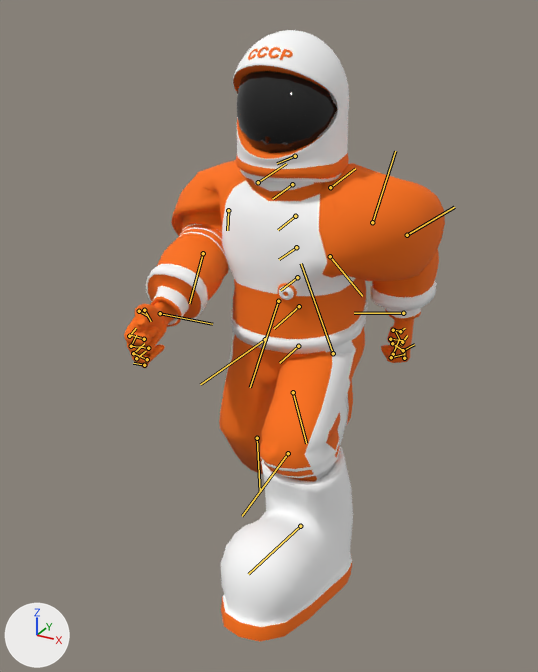
One commit to the FBX model Assets/Character/CosmoNaut.FBX: the scene before it, then after it.
Both versions are drawn from a 50 mm lens placed at (4.26, -8.38, 7.95), pointed at (-0.24, -0.21, 3.86). The lights are fixed; the arrows at lower left show +X, +Y and +Z. Both versions are drawn at frame 15 of the action 'RotationGameMax'; the numbers are the values there. The bones that bend it are drawn over the model as lines.

Objects in the first picture: 'CosmoNaut'.
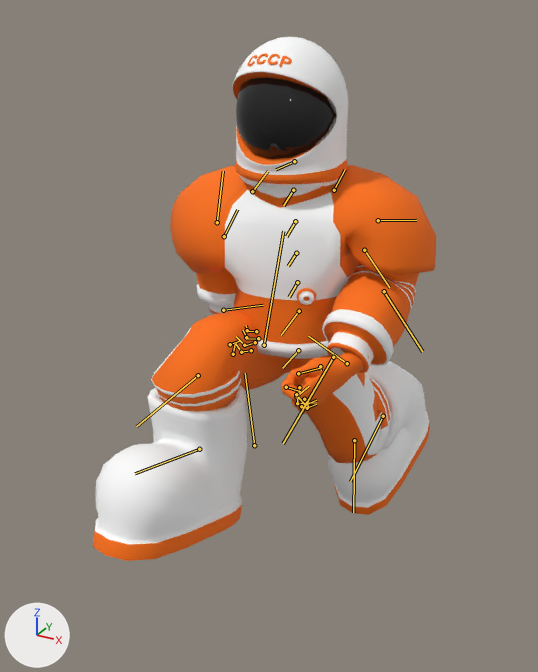
What differs and where, as boxes (x1, y1, x2, y2) in the pictures (538 x 672 px):
```json
{"object": "CosmoNaut", "change": "posed", "before": [124, 30, 445, 642], "after": [93, 37, 436, 561], "on screen": "7% wider, 14% shorter"}
{"bone": "Bip001 Pelvis", "before": "(298, 346) to (279, 363)", "after": "(298, 350) to (282, 368)"}
{"bone": "Bip001 Spine", "before": "(299, 306) to (274, 328)", "after": "(299, 311) to (281, 335)"}
{"bone": "Bip001 Spine1", "before": "(297, 277) to (280, 290)", "after": "(297, 282) to (289, 297)"}
{"bone": "Bip001 Head", "before": "(295, 156) to (277, 163)", "after": "(294, 161) to (276, 169)"}
{"bone": "Bip001 L UpperArm", "before": "(372, 222) to (395, 151)", "after": "(378, 220) to (416, 220)"}
{"bone": "Bip001 L Forearm", "before": "(407, 235) to (454, 207)", "after": "(384, 291) to (422, 351)"}
{"bone": "Bip001 L Hand", "before": "(403, 313) to (354, 313)", "after": "(347, 363) to (308, 336)"}
{"bone": "Bip001 R UpperArm", "before": "(228, 210) to (227, 230)", "after": "(217, 222) to (223, 171)"}
{"bone": "Bip001 R Forearm", "before": "(203, 253) to (189, 303)", "after": "(224, 236) to (237, 209)"}
{"bone": "Bip001 R Hand", "before": "(160, 313) to (212, 324)", "after": "(223, 310) to (263, 305)"}
{"bone": "Bip001 L Thigh", "before": "(333, 353) to (301, 263)", "after": "(333, 357) to (283, 443)"}
{"bone": "Bip001 L Calf", "before": "(288, 453) to (242, 516)", "after": "(354, 440) to (353, 512)"}
{"bone": "Bip001 L Foot", "before": "(300, 526) to (248, 574)", "after": "(383, 416) to (350, 481)"}
{"bone": "Bip001 R Thigh", "before": "(265, 339) to (200, 384)", "after": "(264, 345) to (283, 231)"}
{"bone": "Bip001 R Calf", "before": "(257, 438) to (260, 492)", "after": "(198, 375) to (136, 426)"}
{"bone": "Bip001 R Foot", "before": "(293, 392) to (306, 443)", "after": "(199, 449) to (135, 473)"}
```

The change, as JSON lines over the scene's bpy script:
```json
{"block": "bone_rig_object", "where": "bone_rig_object = bpy.data.objects['Bip001']  # the whole rig 'Bip001'"}
{"op": "set", "path": "bone_rig_object.location", "old": "(0.0, 0.24, 2.94)", "new": "(0.0, 0.24, 2.87)"}
{"block": "bone_bip001_pelvis", "where": "bone_bip001_pelvis = bpy.data.objects['Bip001'].pose.bones['Bip001 Pelvis']"}
{"op": "set", "path": "bone_bip001_pelvis.rotation_quaternion", "old": "(1.0, 0.018, 0.0, 0.0)", "new": "(0.998, 0.056, 0.0, 0.0)", "note": "degrees (2, 0, 0) -> degrees (6, 0, 0)"}
{"block": "bone_bip001_spine", "where": "bone_bip001_spine = bpy.data.objects['Bip001'].pose.bones['Bip001 Spine']  # child of 'Bip001 Pelvis'"}
{"op": "set", "path": "bone_bip001_spine.rotation_quaternion", "old": "(0.997, -0.038, 0.001, 0.063)", "new": "(0.998, 0.0, 0.006, 0.063)", "note": "degrees (-4, 0, 7) -> degrees (0, 1, 7)"}
{"block": "bone_bip001_spine1", "where": "bone_bip001_spine1 = bpy.data.objects['Bip001'].pose.bones['Bip001 Spine1']  # child of 'Bip001 Spine'"}
{"op": "set", "path": "bone_bip001_spine1.rotation_quaternion", "old": "(1.0, -0.013, 0.0, -0.008)", "new": "(0.999, 0.047, 0.0, -0.008)", "note": "degrees (-2, 0, -1) -> degrees (5, 0, -1)"}
{"block": "bone_bip001_head", "where": "bone_bip001_head = bpy.data.objects['Bip001'].pose.bones['Bip001 Head']  # child of 'Bip001 Neck'"}
{"op": "set", "path": "bone_bip001_head.rotation_quaternion", "old": "(0.996, 0.033, 0.0, -0.08)", "new": "(0.992, -0.102, 0.0, -0.079)", "note": "degrees (4, 0, -9) -> degrees (-12, -1, -9)"}
{"block": "bone_bip001_l_upperarm", "where": "bone_bip001_l_upperarm = bpy.data.objects['Bip001'].pose.bones['Bip001 L UpperArm']  # child of 'Bip001 L Clavicle'"}
{"op": "set", "path": "bone_bip001_l_upperarm.rotation_quaternion", "old": "(0.582, 0.398, 0.682, 0.196)", "new": "(0.681, -0.083, 0.655, -0.318)", "note": "degrees (109, 40, 90) -> degrees (-76, 57, -96)"}
{"block": "bone_bip001_l_forearm", "where": "bone_bip001_l_forearm = bpy.data.objects['Bip001'].pose.bones['Bip001 L Forearm']  # child of 'Bip001 L UpperArm'"}
{"op": "set", "path": "bone_bip001_l_forearm.rotation_quaternion", "old": "(0.87, 0.0, 0.0, -0.493)", "new": "(0.917, 0.0, 0.0, -0.398)", "note": "degrees (0, 0, -59) -> degrees (0, 0, -47)"}
{"block": "bone_bip001_l_hand", "where": "bone_bip001_l_hand = bpy.data.objects['Bip001'].pose.bones['Bip001 L Hand']  # child of 'Bip001 L Forearm'"}
{"op": "set", "path": "bone_bip001_l_hand.rotation_quaternion", "old": "(0.869, 0.481, -0.095, -0.064)", "new": "(0.795, 0.57, -0.079, 0.192)", "note": "degrees (59, -6, -12) -> degrees (69, -20, 13)"}
{"block": "bone_bip001_r_upperarm", "where": "bone_bip001_r_upperarm = bpy.data.objects['Bip001'].pose.bones['Bip001 R UpperArm']  # child of 'Bip001 R Clavicle'"}
{"op": "set", "path": "bone_bip001_r_upperarm.rotation_quaternion", "old": "(0.703, 0.215, -0.465, -0.493)", "new": "(0.717, -0.287, -0.596, 0.218)", "note": "degrees (58, -26, -85) -> degrees (-80, -47, 73)"}
{"block": "bone_bip001_r_forearm", "where": "bone_bip001_r_forearm = bpy.data.objects['Bip001'].pose.bones['Bip001 R Forearm']  # child of 'Bip001 R UpperArm'"}
{"op": "set", "path": "bone_bip001_r_forearm.rotation_quaternion", "old": "(0.986, 0.0, 0.0, -0.167)", "new": "(0.9, 0.0, 0.0, -0.436)", "note": "degrees (0, 0, -19) -> degrees (0, 0, -52)"}
{"block": "bone_bip001_r_hand", "where": "bone_bip001_r_hand = bpy.data.objects['Bip001'].pose.bones['Bip001 R Hand']  # child of 'Bip001 R Forearm'"}
{"op": "set", "path": "bone_bip001_r_hand.rotation_quaternion", "old": "(0.813, -0.563, -0.083, 0.119)", "new": "(0.771, -0.588, 0.238, 0.049)", "note": "degrees (-69, 0, 17) -> degrees (-78, 25, -13)"}
{"block": "bone_bip001_l_thigh", "where": "bone_bip001_l_thigh = bpy.data.objects['Bip001'].pose.bones['Bip001 L Thigh']  # child of 'Bip001 Spine'"}
{"op": "set", "path": "bone_bip001_l_thigh.location", "old": "(0.0, 0.04, 0.0)", "new": "(0.01, 0.08, 0.01)"}
{"op": "set", "path": "bone_bip001_l_thigh.rotation_quaternion", "old": "(0.846, -0.022, 0.023, 0.533)", "new": "(0.989, 0.05, 0.011, -0.141)", "note": "degrees (-1, 4, 64) -> degrees (6, 2, -16)"}
{"block": "bone_bip001_l_calf", "where": "bone_bip001_l_calf = bpy.data.objects['Bip001'].pose.bones['Bip001 L Calf']  # child of 'Bip001 L Thigh'"}
{"op": "set", "path": "bone_bip001_l_calf.rotation_quaternion", "old": "(0.869, 0.0, 0.0, -0.495)", "new": "(0.899, 0.0, 0.0, -0.438)", "note": "degrees (0, 0, -59) -> degrees (0, 0, -52)"}
{"block": "bone_bip001_l_foot", "where": "bone_bip001_l_foot = bpy.data.objects['Bip001'].pose.bones['Bip001 L Foot']  # child of 'Bip001 L Calf'"}
{"op": "set", "path": "bone_bip001_l_foot.rotation_quaternion", "old": "(0.995, 0.007, -0.007, 0.104)", "new": "(0.888, 0.059, 0.003, 0.456)", "note": "degrees (1, -1, 12) -> degrees (6, -3, 54)"}
{"block": "bone_bip001_r_thigh", "where": "bone_bip001_r_thigh = bpy.data.objects['Bip001'].pose.bones['Bip001 R Thigh']  # child of 'Bip001 Spine'"}
{"op": "set", "path": "bone_bip001_r_thigh.location", "old": "(-0.02, 0.11, 0.0)", "new": "(-0.02, 0.07, 0.01)"}
{"op": "set", "path": "bone_bip001_r_thigh.rotation_quaternion", "old": "(0.994, -0.008, 0.004, 0.111)", "new": "(0.579, 0.046, -0.067, 0.811)", "note": "degrees (-1, 1, 13) -> degrees (-3, -9, 109)"}
{"block": "bone_bip001_r_calf", "where": "bone_bip001_r_calf = bpy.data.objects['Bip001'].pose.bones['Bip001 R Calf']  # child of 'Bip001 R Thigh'"}
{"op": "set", "path": "bone_bip001_r_calf.rotation_quaternion", "old": "(0.667, 0.0, 0.0, -0.745)", "new": "(0.656, 0.0, 0.0, -0.755)", "note": "degrees (0, 0, -96) -> degrees (0, 0, -98)"}
{"block": "bone_bip001_r_foot", "where": "bone_bip001_r_foot = bpy.data.objects['Bip001'].pose.bones['Bip001 R Foot']  # child of 'Bip001 R Calf'"}
{"op": "set", "path": "bone_bip001_r_foot.rotation_quaternion", "old": "(0.978, -0.037, -0.051, -0.198)", "new": "(0.994, -0.014, 0.012, 0.108)", "note": "degrees (-3, -7, -23) -> degrees (-1, 2, 12)"}
```
